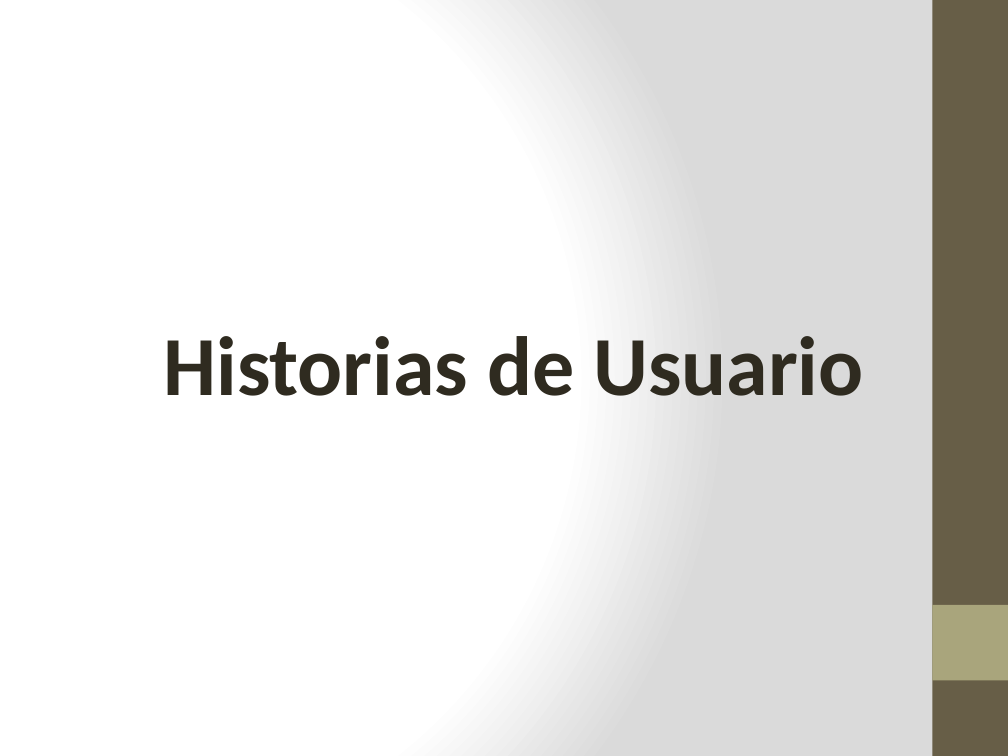
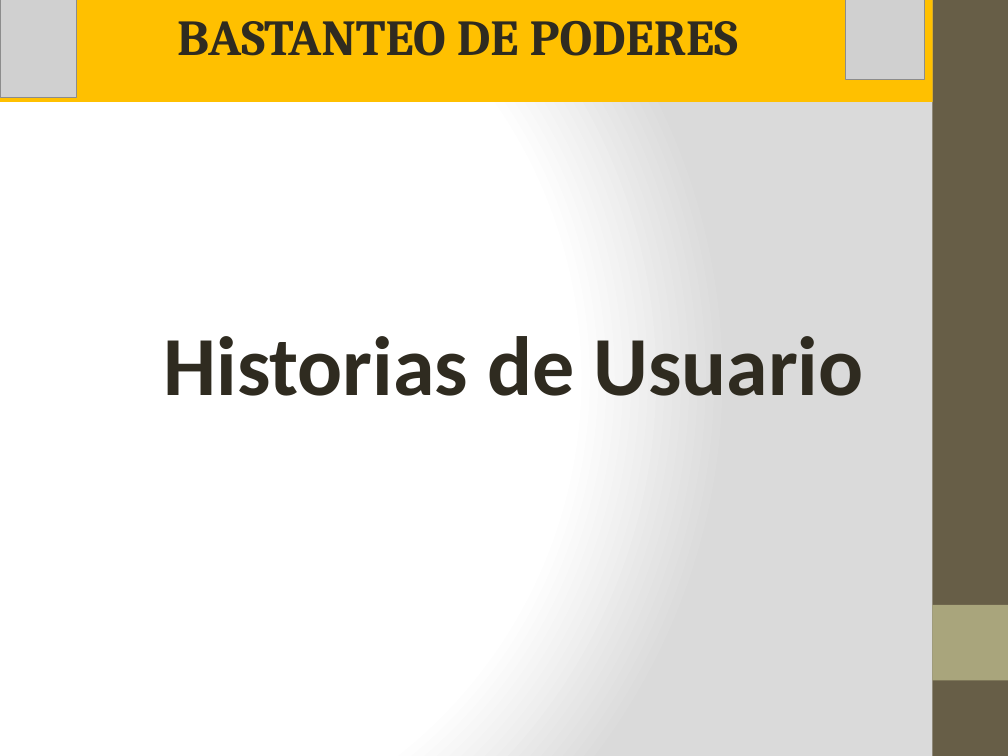
Before and after one commit to vannygabrielli/FinalProjectPeruBank, a slide deck: slide 3 of Documentacion/Presentacion ppt.pptx (slide 2 before the commit). Drawn at 1008x756 pixels with LibreOffice and Linux fonts; fonts in the diff are those of the drawing; grey boxes stand for pictures. Boxes give left, top, right and bottom in pixels: in the first picture for what was removed or moved away, otherwise in the second. Text is boxed around its words. In the diff, an @@ line names an element or a change of style, - is before the commit and + after.

```diff
--- a/Documentacion/Presentacion ppt.pptx
+++ b/Documentacion/Presentacion ppt.pptx
@@ rectangle added at (0,0,932,102), fill #FFC000, 36 pt, text #2F2B20, bold @@
+BASTANTEO DE PODERES
@@ picture added at (0,0,77,98) @@
@@ picture added at (846,0,925,80) @@
```
Also in this commit, not shown: 4 other slides changed, 7 slides added, 3 slides removed, 5 other files.
